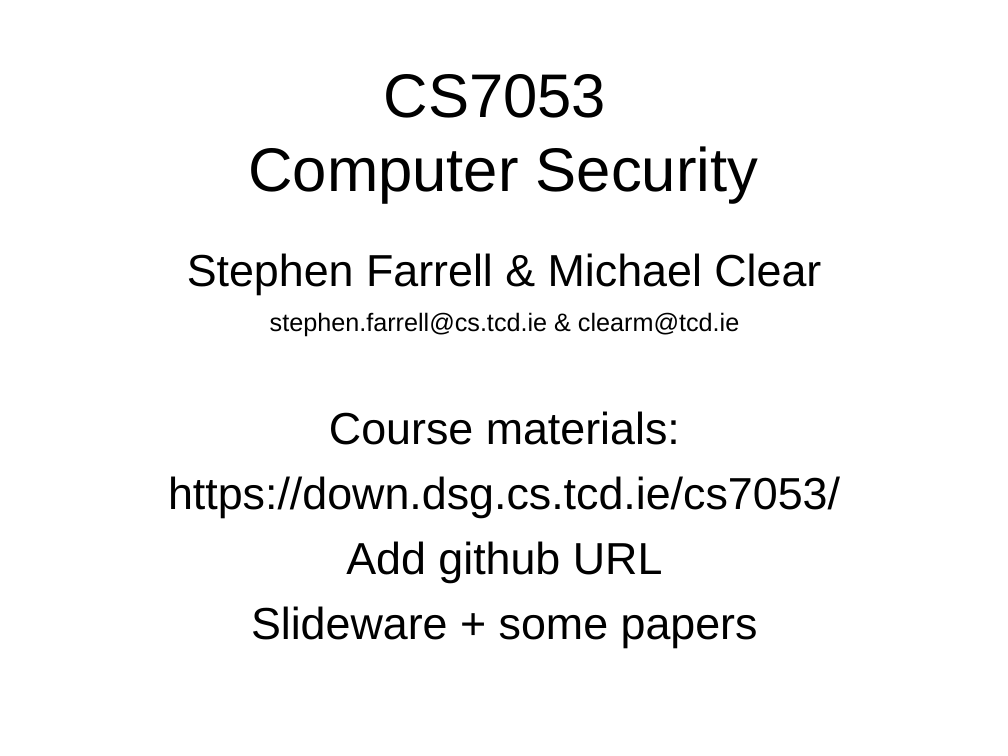
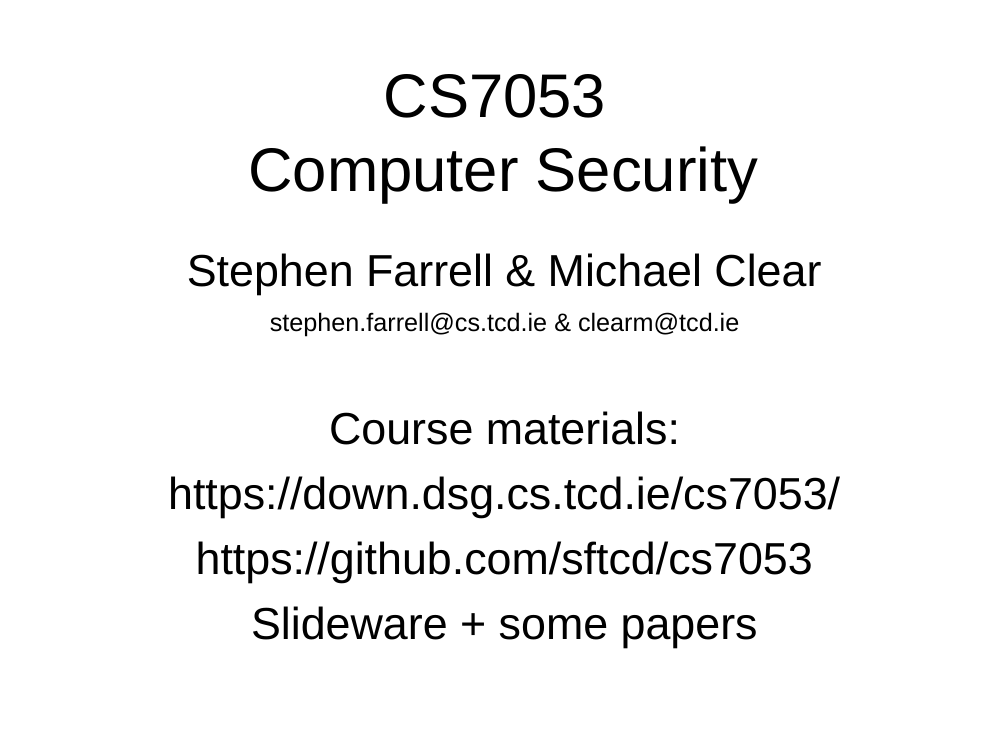
Before and after one commit to sftcd/cs7053, a slide deck: slide 1 of lectures/01-intro/01-intro.ppt. Drawn at 1008x756 pixels with LibreOffice and Linux fonts; fonts in the diff are those of the drawing. Boxes give left, top, right and bottom in pixels: in the first picture for what was removed or moved away, otherwise in the second. Text is boxed around its words. In the diff, an @@ line names an element or a change of style, - is before the commit and + after.

Commit message:
tidy/add github url

```diff
--- a/lectures/01-intro/01-intro.ppt
+++ b/lectures/01-intro/01-intro.ppt
@@ subtitle at (196,541,813,583): text changed @@
-Add github URL
+https://github.com/sftcd/cs7053
```
Also in this commit, not shown: 3 other slides changed, 9 other files.
